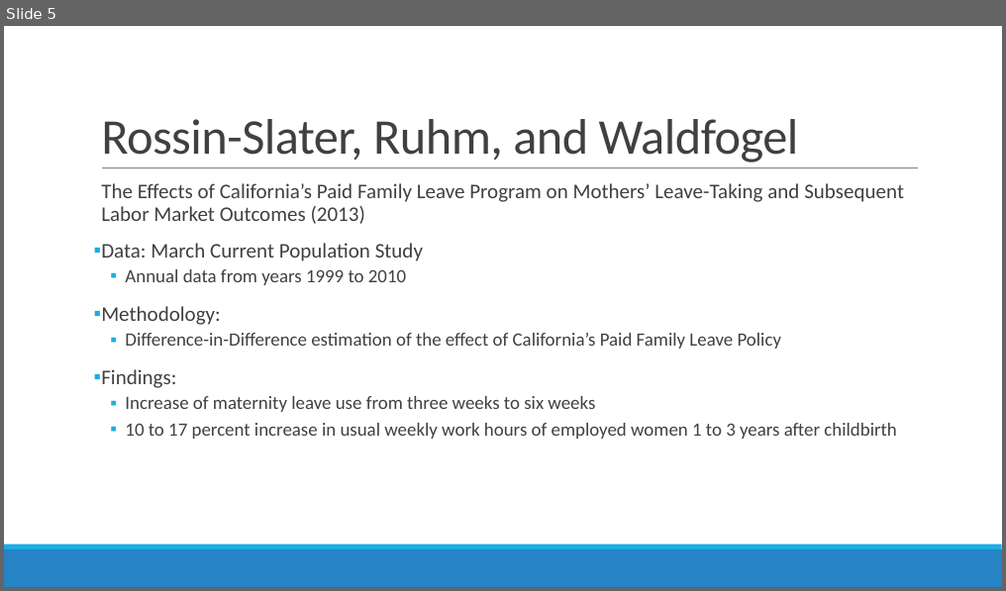
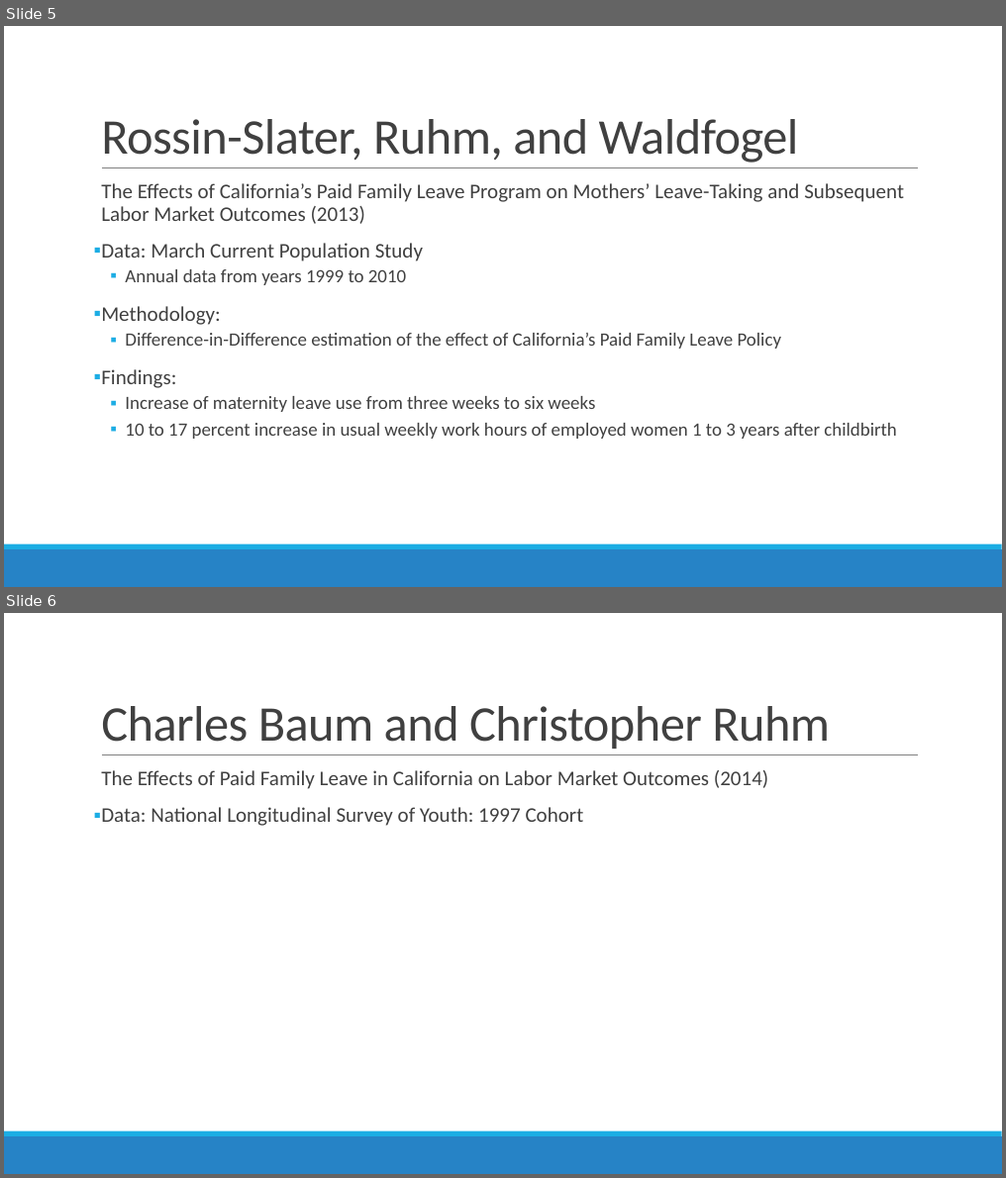
Before and after one commit to alexgoldsmith/Thesis, a slide deck: Thesis.pptx. Shown one above the other, each under a label of ours: slide 5 before the commit, slides 5 and 6 after it. The pictures are 1006x591 and 1006x1178 pixels, drawn with LibreOffice and Linux fonts; fonts in the diff are those of the drawing. Boxes give left, top, right and bottom in pixels: in the first picture for what was removed or moved away, otherwise in the second. Text is boxed around its words. In the diff, an @@ line names an element or a change of style, - is before the commit and + after.

```diff
--- a/Thesis.pptx
+++ b/Thesis.pptx
@@ slide 6 added at [4, 613, 1002, 1174], background #FFFFFF; not listed: 3 template elements that a slide beside it also shows @@
@@ title added at [101, 706, 830, 749], 48 pt, text #404040 @@
+Charles Baum and Christopher Ruhm
@@ text added at [101, 770, 768, 826], 20 pt, text #404040 @@
+  The Effects of Paid Family Leave in California on Labor Market Outcomes (2014)
+▪ Data: National Longitudinal Survey of Youth: 1997 Cohort
```
Also in this commit, not shown: 1 slide removed.
